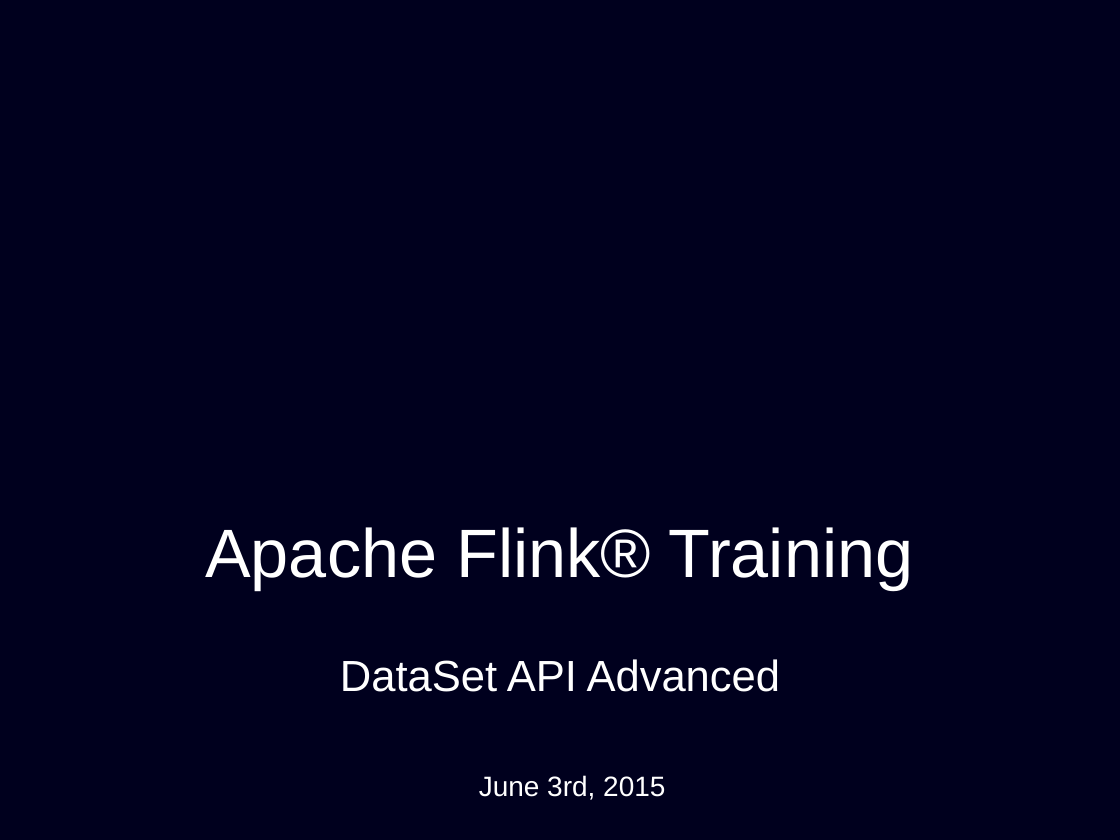
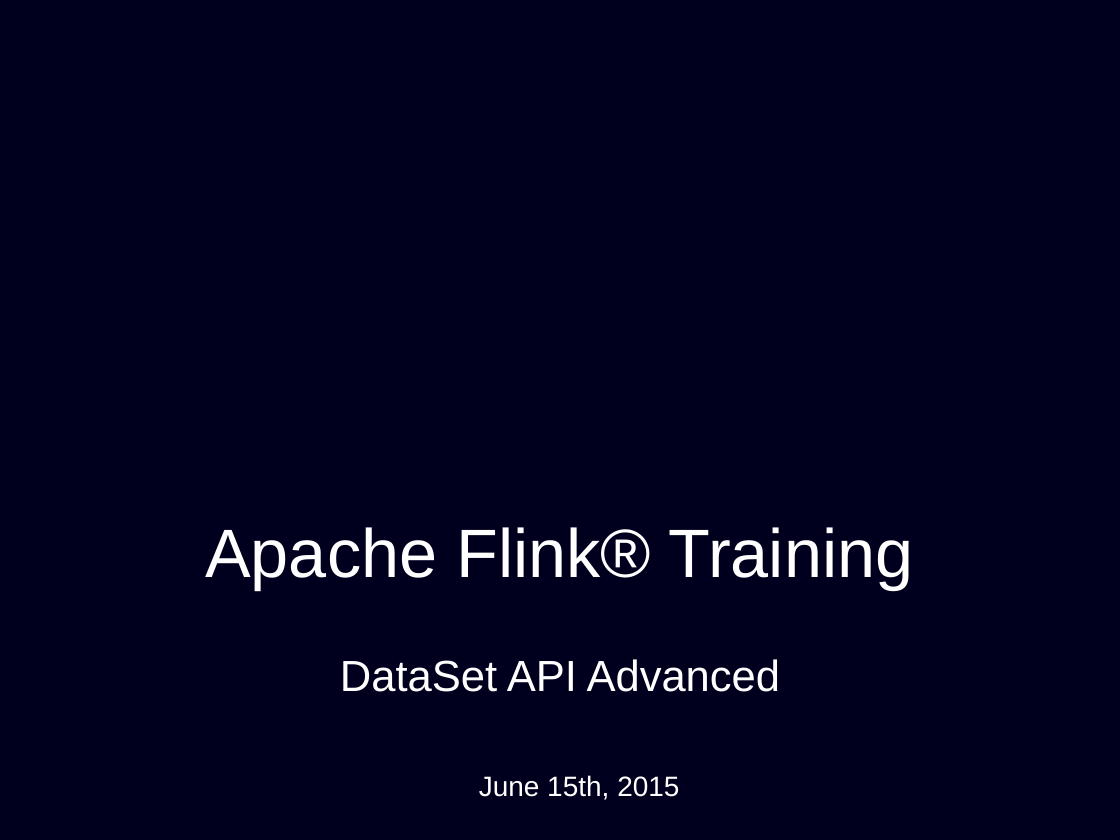
Before and after one commit to dataArtisans/flink-training-web, a slide deck: slide 1 of slides/flink_batch_advanced.pptx. Drawn at 1120x840 pixels with LibreOffice and Linux fonts; fonts in the diff are those of the drawing; background and template pictures are left out. Boxes give left, top, right and bottom in pixels: in the first picture for what was removed or moved away, otherwise in the second. Text is boxed around its words. In the diff, an @@ line names an element or a change of style, - is before the commit and + after.

```diff
--- a/slides/flink_batch_advanced.pptx
+++ b/slides/flink_batch_advanced.pptx
@@ text at (x1=479, y1=775, x2=679, y2=800): text changed @@
-June 3rd, 2015
+June 15th, 2015
```
Also in this commit, not shown: 2 other slides changed, 11 slides added, 23 slides removed, 1 other file.
